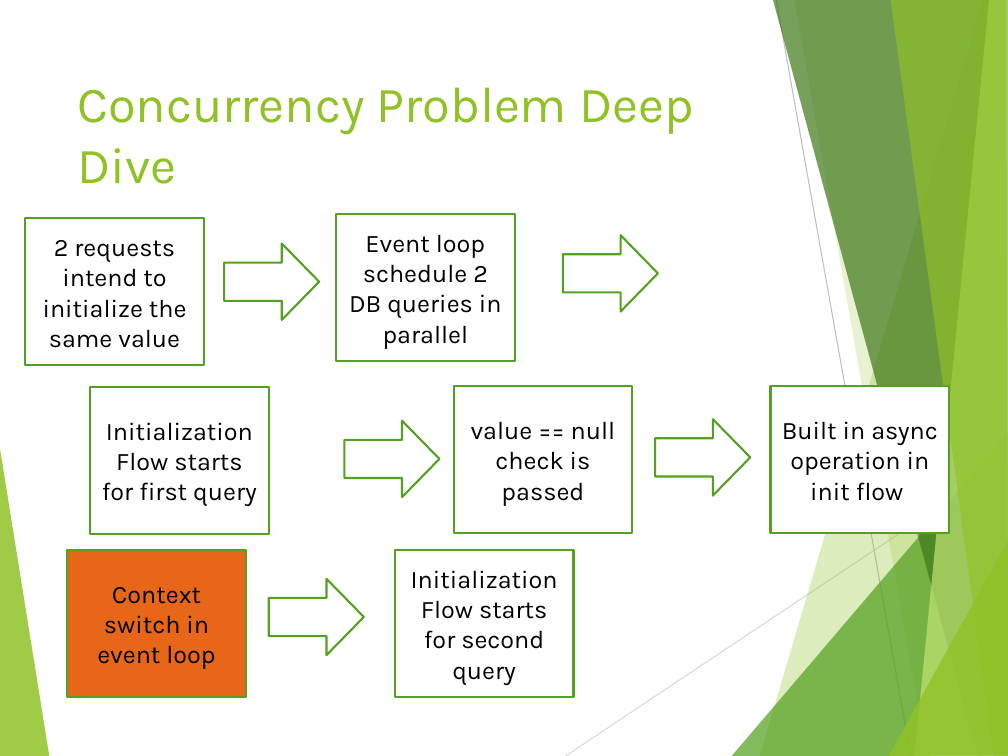
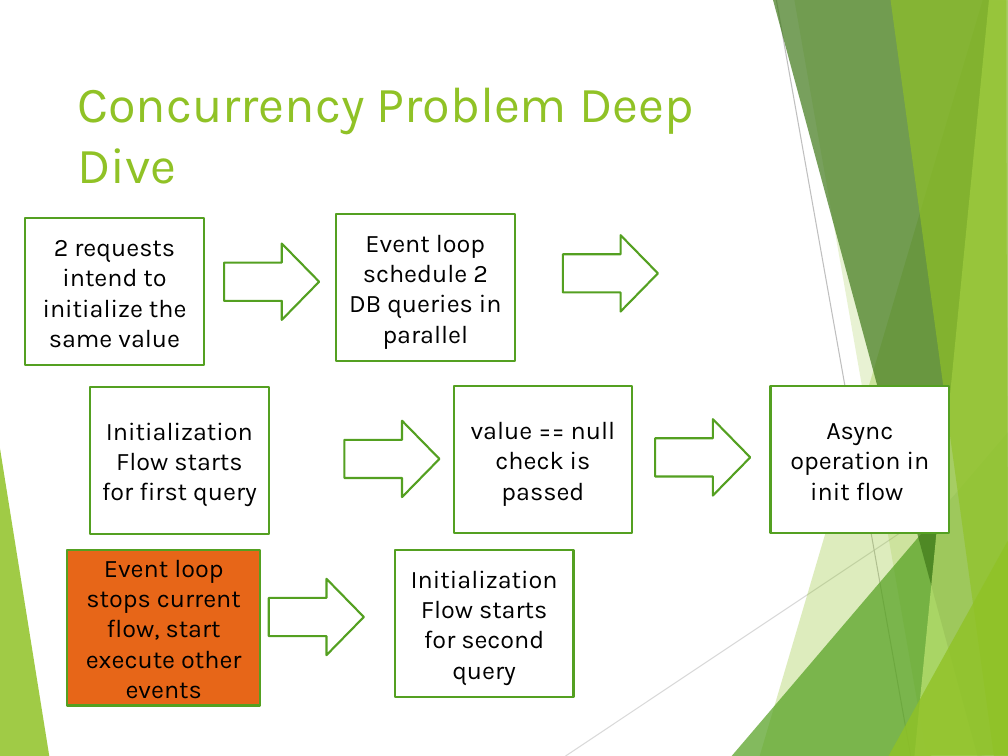
Before and after one commit to tamarstern/MyNodeJSCourse, a slide deck: slide 18 of day2/real_life_concurrency_problems/nodejs_real_life_concurrency_problems.pptx (slide 14 before the commit). Drawn at 1008x756 pixels with LibreOffice and Linux fonts; fonts in the diff are those of the drawing. Boxes give left, top, right and bottom in pixels: in the first picture for what was removed or moved away, otherwise in the second. Text is boxed around its words. In the diff, an @@ line names an element or a change of style, - is before the commit and + after.

```diff
--- a/day2/real_life_concurrency_problems/nodejs_real_life_concurrency_problems.pptx
+++ b/day2/real_life_concurrency_problems/nodejs_real_life_concurrency_problems.pptx
@@ text in rectangle at bbox=[790, 423, 930, 501]: text changed @@
-Built in async operation in init flow
+Async operation in init flow
@@ rectangle "Event loop stops current flow, ...": place and size @@
-rectangle "Event loop stops current flow, ..." at bbox=[68, 550, 246, 698]
+rectangle "Event loop stops current flow, ..." at bbox=[68, 550, 261, 706]
@@ text in rectangle at bbox=[86, 559, 241, 699]: text changed @@
-Context switch in event loop
+Event loop stops current flow, start execute other events
```
Also in this commit, not shown: 8 other slides changed, 5 slides added, 7 other files.
